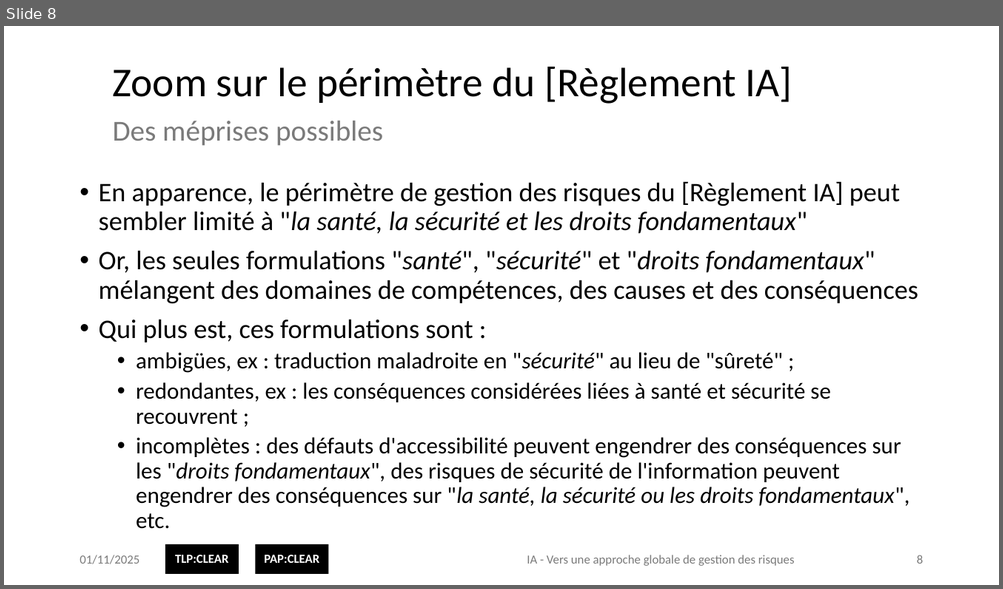
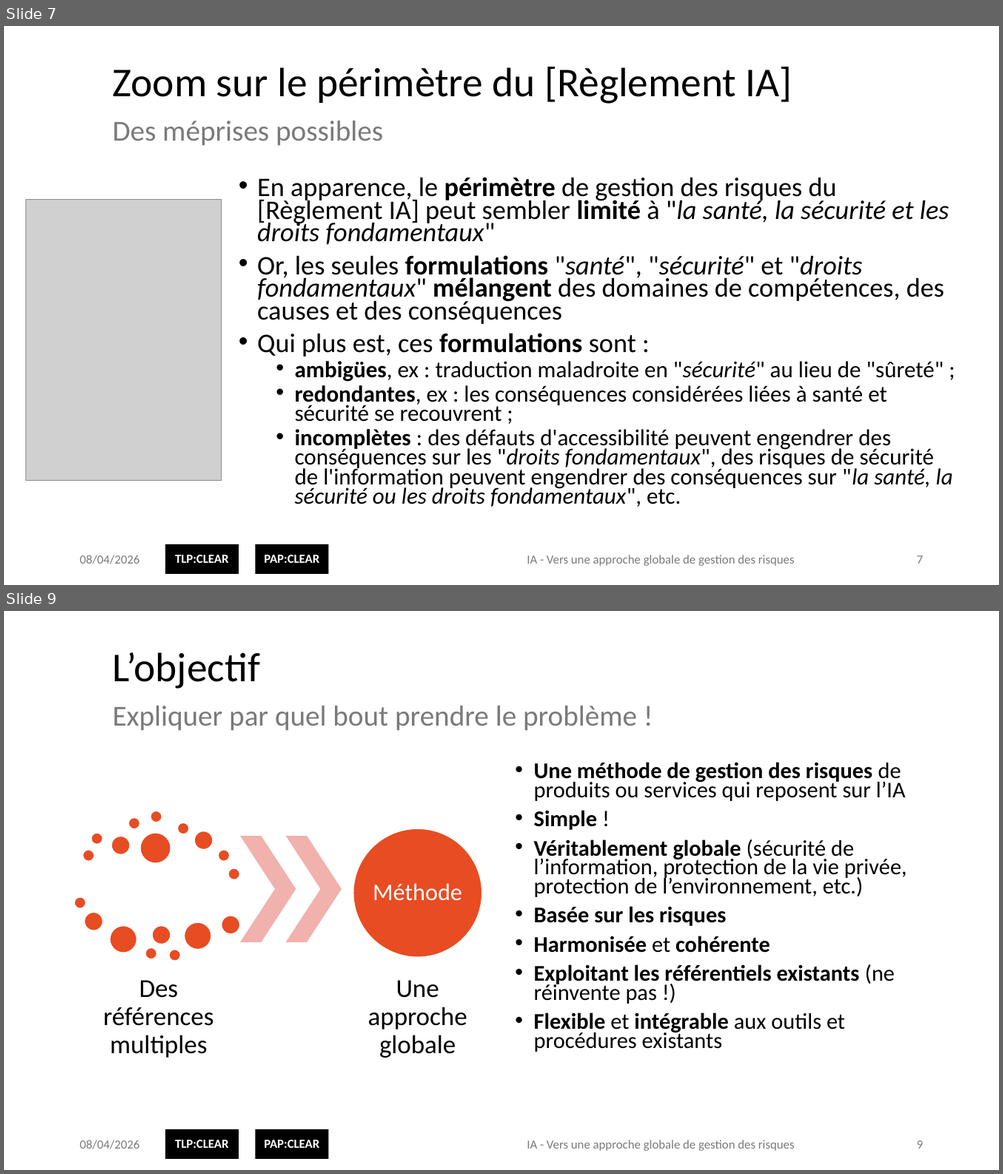
Before and after one commit to matthieu-grall/ai, a slide deck: fr/IA - Gestion des risques - Présentation.pptx. Shown one above the other, each under a label of ours: slide 8 before the commit, slides 7 and 9 after it; the slides between them are not shown. The pictures are 1003x589 and 1003x1174 pixels, drawn with LibreOffice and Linux fonts; fonts in the diff are those of the drawing; grey boxes stand for pictures; background and template pictures are left out. Boxes give left, top, right and bottom in pixels: in the first picture for what was removed or moved away, otherwise in the second. Text is boxed around its words. In the diff, an @@ line names an element or a change of style, - is before the commit and + after.

```diff
--- a/fr/IA - Gestion des risques - Présentation.pptx
+++ b/fr/IA - Gestion des risques - Présentation.pptx
@@ slide 9 added at (4,611,999,1170), background #FFFFFF; not listed: 2 template elements that a slide beside it also shows @@
@@ title added at (113,652,260,689), 39.6 pt, text #000000 @@
+L’objectif
@@ text added at (113,706,637,731), 28 pt, text #7A7A7A @@
+Expliquer par quel bout prendre le problème !
@@ text added at (534,762,907,1052), 21.7 pt, text #000000 @@
+• Une méthode de gestion des risques de produits ou services qui reposent sur l’IA
+• Simple !
+• Véritablement globale (sécurité de l’information, protection de la vie privée, protection de l’environnement, etc.)
+• Basée sur les risques
+• Harmonisée et cohérente
+• Exploitant les référentiels existants (ne réinvente pas !)
+• Flexible et intégrable aux outils et procédures existants
@@ group added at (74,811,482,1058): 19 ellipses, 3 texts, 2 chevrons @@
+Des références multiples
+Méthode
+Une approche globale
@@ text added at (79,1140,139,1150), 12 pt, text #7A7A7A @@
+08/04/2026
@@ text added at (526,1140,794,1151), 12 pt, text #7A7A7A @@
+IA - Vers une approche globale de gestion des risques
@@ page number added at (916,1141,922,1149), 12 pt, text #7A7A7A @@
+9
@@ what was slide 8 is now slide 7 @@
@@ slide 7 changed as well @@
@@ text "En apparence, le périmètre de ...": place and size @@
-text "En apparence, le périmètre de ..." at (99,181,918,529)
+text "En apparence, le périmètre de ..." at (257,177,953,507)
@@ text "En apparence, le périmètre de ..." at (257,177,953,507): bold on in "périmètre limité", "formulations mélangent", "formulations", "ambigües," and 2 more places; line spacing 0.9 to 0.7 @@
@@ picture added at (25,199,221,481) @@
@@ text at (79,555,139,565): text changed @@
-01/11/2025
+08/04/2026
@@ page number at (916,556,922,564): text changed @@
-8
+7
```
Also in this commit, not shown: 11 other slides changed, 7 other slides added, 1 other file.
